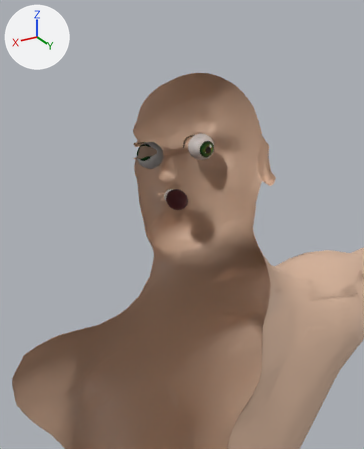
The glTF model characters/tamlin/model/tamlin.glb: old version first, new version second.
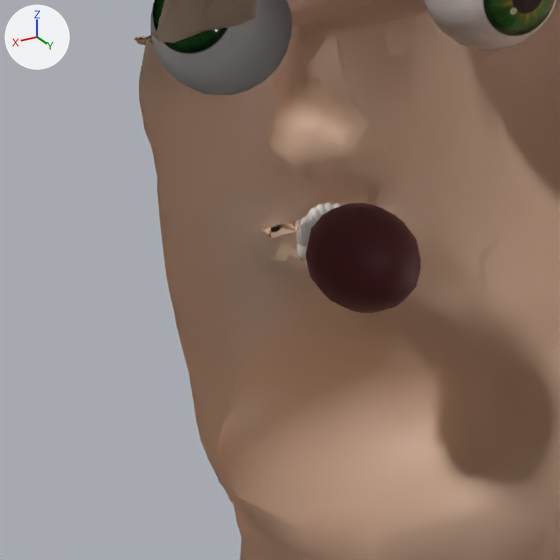
The first picture shows the older version from a 50 mm camera at (0.326, 0.494, 1.939) aimed at (-0.001, -0.051, 1.666). The close-ups show the older and then the newer version on the part from 30% to 59% of the width and 34% to 57% of the height of that picture. Only the edits that show in the close-ups are written down. Every picture has the same lights, and +X, +Y and +Z are marked at upper left. Everything nearer to the camera than a plane just in front of the edit is cut away. Vertices at exactly the same position are counted once.

The first close-up shows 'Body', 'Body_LOD1', 'Eyes', 'Mouth'.
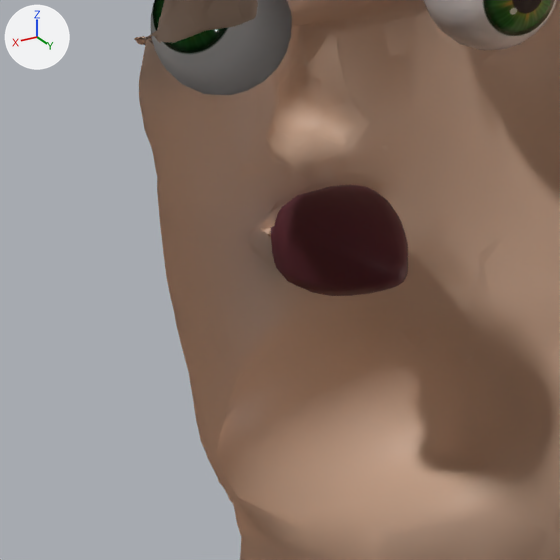
What the commit changed:
me_mouth is used by ob_mouth; location (0.0, 0.0, 0.0).
me_mouth had 856 vertices, 1596 faces and spanned x -0.014..0.014, y -0.0856..-0.0452, z 1.6845..1.7123.
me_mouth now has 1218 vertices, 2284 faces and spans x -0.0162..0.0162, y -0.0906..-0.0462, z 1.6861..1.7128.
me_mouth part 1: the loose piece of 34 vertices spanning x -0.003..0.0007, y -0.0856..-0.0808, z 1.6985..1.7074 is moved by (0.0, 0.0031, 0.0).
me_mouth part 2: the loose piece of 34 vertices spanning x -0.0007..0.003, y -0.0856..-0.0808, z 1.6985..1.7074 is moved by (0.0, 0.0031, 0.0).
me_mouth part 3: the loose piece of 34 vertices spanning x 0.0042..0.0072, y -0.0834..-0.0786, z 1.6895..1.7067 is moved by (0.0, 0.0026, 0.0).
me_mouth part 4: the loose piece of 34 vertices spanning x 0.0085..0.0122, y -0.0783..-0.0735, z 1.6985..1.7061 is moved by (0.0, 0.0013, 0.0).
me_mouth part 5: the loose piece of 34 vertices spanning x 0.0085..0.0122, y -0.0783..-0.0735, z 1.6952..1.7016 is moved by (0.0, 0.0013, 0.0).
me_mouth part 6: the loose piece of 107 vertices spanning x -0.014..0.014, y -0.081..-0.0452, z 1.6845..1.7123 is rebuilt with 469 vertices and now spans x -0.0162..0.0162, y -0.0906..-0.0462, z 1.6861..1.7128.
me_mouth part 7: 248 vertices removed from x -0.0099..0.0099, y -0.0849..-0.0764, z 1.6944..1.707; 248 vertices added at x -0.0099..0.0099, y -0.0819..-0.0744, z 1.6944..1.707.
Other edits to the shape of me_mouth do not show in these pictures.

Where the change shows, as pixel boxes [x1, y1, x2, y2] in the close-ups (560 x 560 px; the box of a moved part takes in the faces that stretch with it):
'Mouth', reshaped (10% wider): before [296, 203, 421, 313]; after [271, 185, 408, 296]
part 1 of me_mouth, moved or reshaped (not visible afterwards): before [323, 203, 334, 212]
part 2 of me_mouth, moved or reshaped (not visible afterwards): before [315, 204, 327, 216]
part 3 of me_mouth, moved or reshaped (not visible afterwards): before [305, 212, 315, 269]
part 4 of me_mouth, moved or reshaped (not visible afterwards): before [296, 223, 311, 246]
part 5 of me_mouth, moved or reshaped (not visible afterwards): before [297, 244, 307, 262]
part 6 of me_mouth, rebuilt (19% wider): before [306, 203, 421, 313]; after [271, 185, 408, 296]
part 7 of me_mouth, moved or reshaped (not visible afterwards): before [298, 203, 341, 229]
